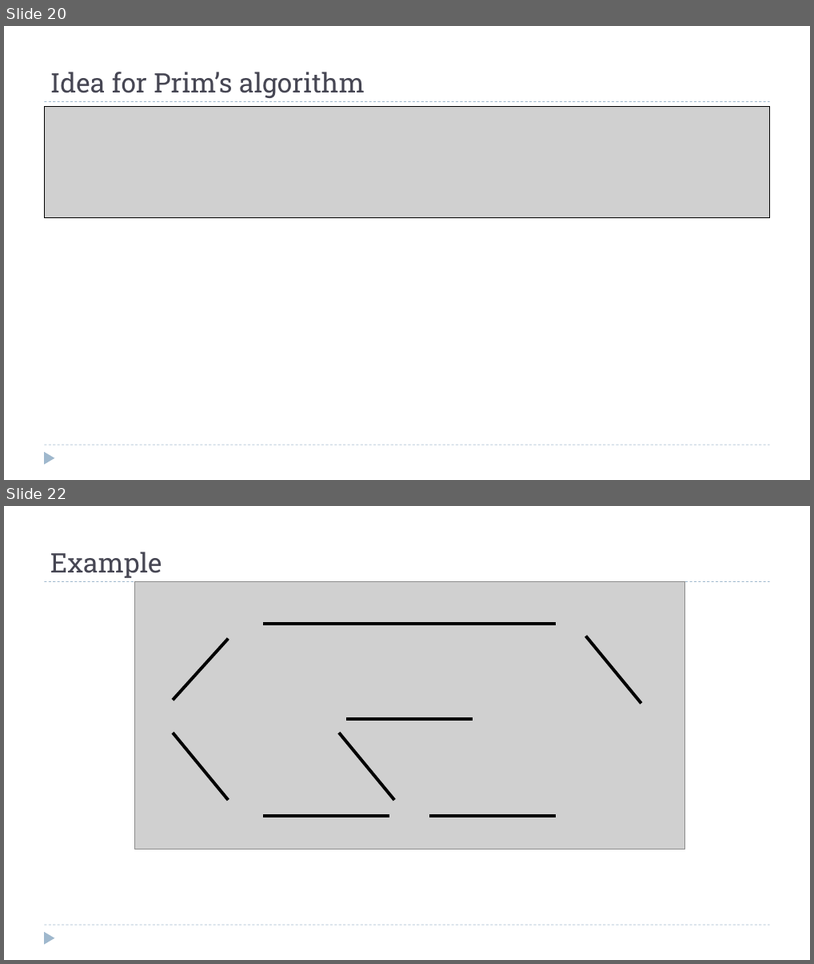
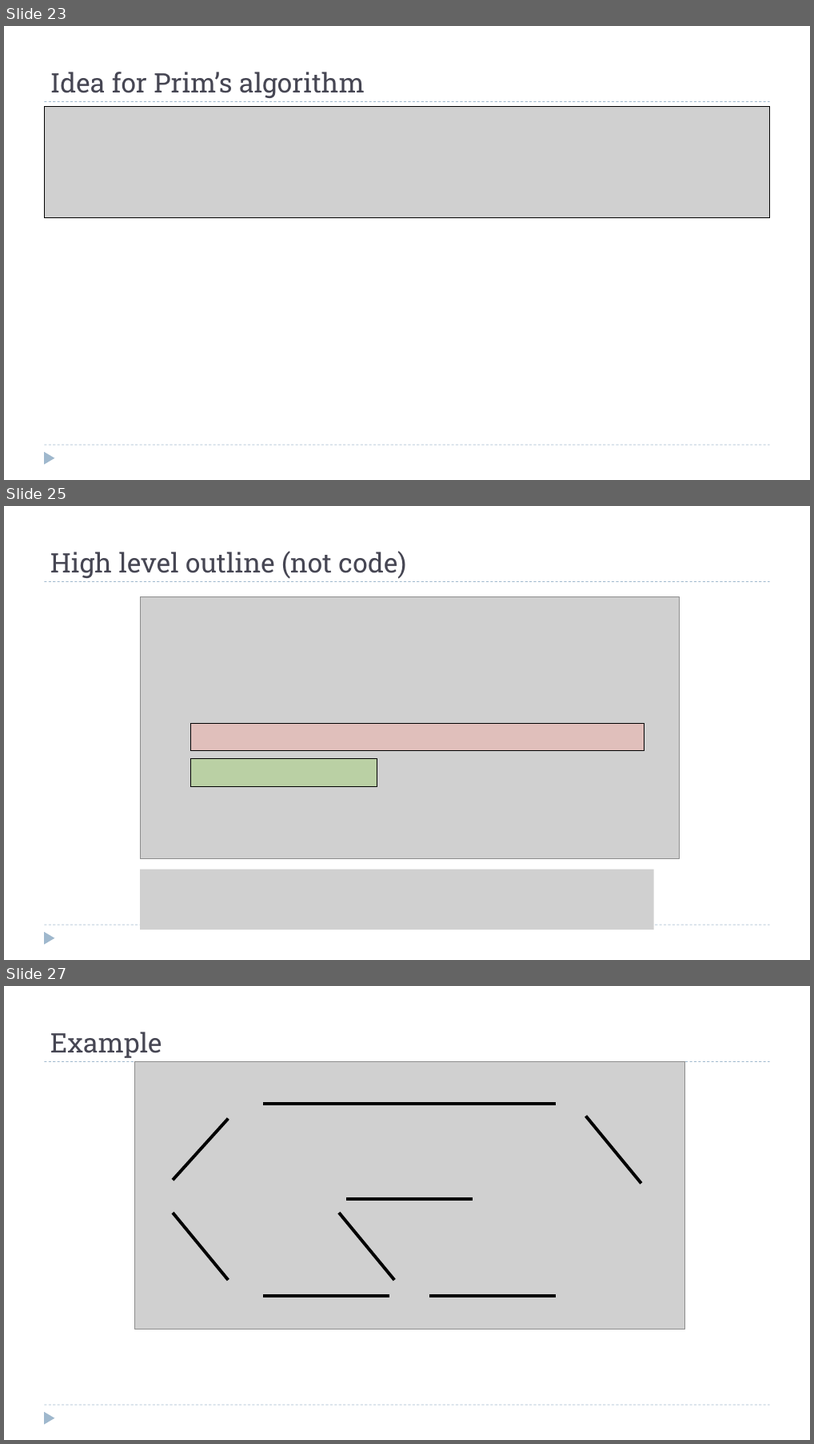
Before and after one commit to dsc-courses/dsc40b-2025-wi, a slide deck: materials/lectures/16-prim/slides.pptx. Shown one above the other, each under a label of ours: slides 20 and 22 before the commit, slides 23, 25 and 27 after it; the slides between them are not shown. The pictures are 814x964 and 814x1444 pixels, drawn with LibreOffice and Linux fonts; fonts in the diff are those of the drawing; grey boxes stand for pictures. Boxes give left, top, right and bottom in pixels: in the first picture for what was removed or moved away, otherwise in the second. Text is boxed around its words. In the diff, an @@ line names an element or a change of style, - is before the commit and + after.

```diff
--- a/materials/lectures/16-prim/slides.pptx
+++ b/materials/lectures/16-prim/slides.pptx
@@ slide 25 added at [4, 506, 810, 960], background #FFFFFF; not listed: 3 template elements that a slide beside it also shows @@
@@ title added at [50, 551, 406, 579], 32 pt, text #464653 @@
+High level outline (not code)
@@ picture added at [140, 596, 680, 859] @@
@@ rectangle added at [190, 723, 644, 751], fill #FF9F93 at 34% opacity, outline #000000 0.75 pt @@
@@ rectangle added at [190, 758, 377, 786], fill #92D050 at 34% opacity, outline #000000 0.75 pt @@
@@ picture added at [140, 869, 654, 929] @@
@@ what was slide 20 is now slide 23 @@
@@ what was slide 22 is now slide 27 @@
```
Also in this commit, not shown: 2 slides changed, 7 other slides added, 22 other files.
